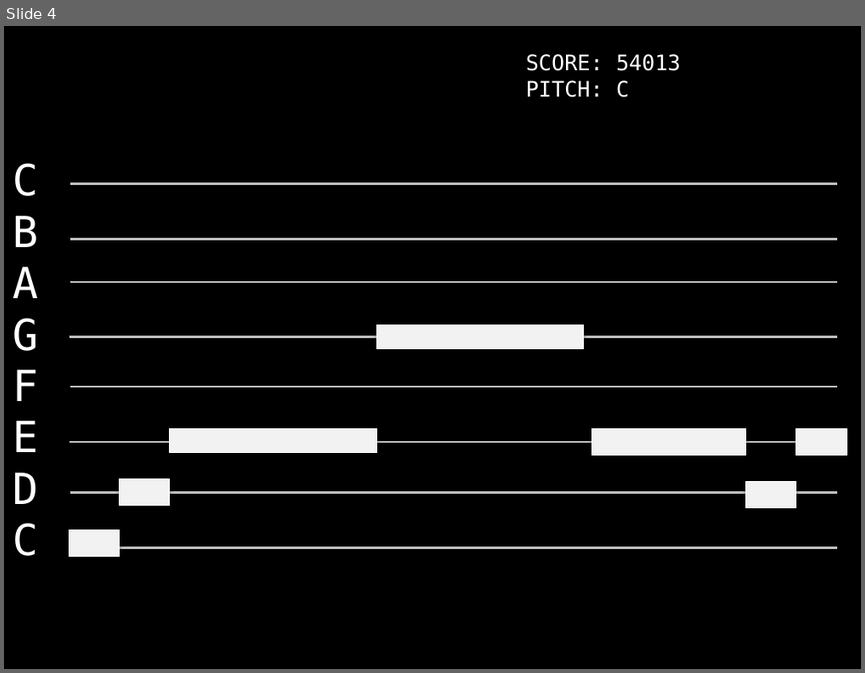
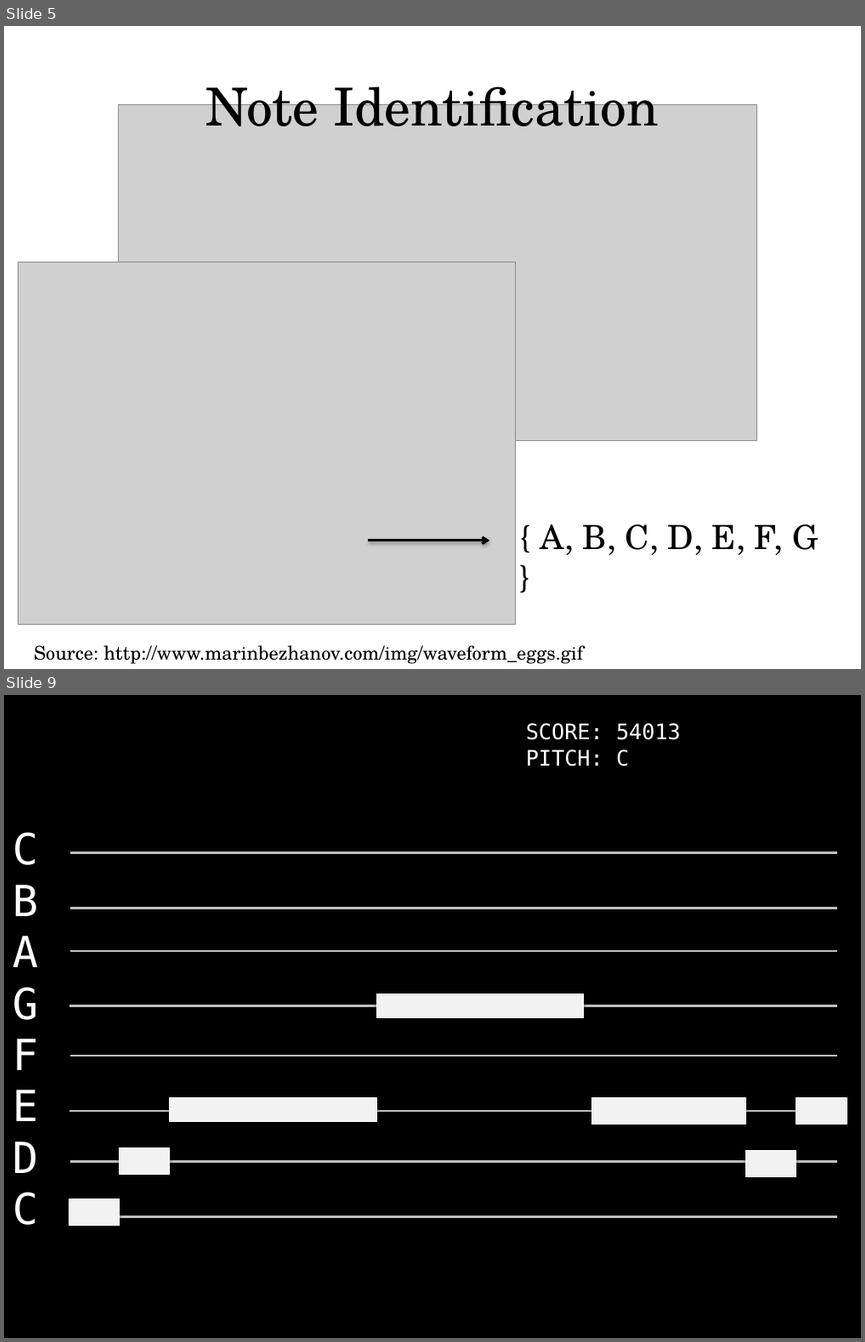
Before and after one commit to pH14/Recorder-Hero, a slide deck: doc/Recorder Hero!.pptx. Shown one above the other, each under a label of ours: slide 4 before the commit, slides 5 and 9 after it; the slides between them are not shown. The pictures are 865x673 and 865x1342 pixels, drawn with LibreOffice and Linux fonts; fonts in the diff are those of the drawing; grey boxes stand for pictures. Boxes give left, top, right and bottom in pixels: in the first picture for what was removed or moved away, otherwise in the second. Text is boxed around its words. In the diff, an @@ line names an element or a change of style, - is before the commit and + after.

Commit message:
adding a few images to presentation

```diff
--- a/doc/Recorder Hero!.pptx
+++ b/doc/Recorder Hero!.pptx
@@ slide 5 added at [4, 26, 861, 669], background #FFFFFF @@
@@ title added at [205, 74, 658, 126], 44 pt, text #000000 @@
+Note Identification
@@ picture added at [118, 105, 756, 441] @@
@@ picture added at [18, 261, 516, 624] @@
@@ text added at [540, 524, 818, 555], 28 pt, text #000000 @@
+{ A, B, C, D, E, F, G }
@@ arrow added from (368, 540) to (490, 540), #000000 2 pt @@
@@ text added at [34, 645, 583, 664], 16 pt, text #000000 @@
+Source: http://www.marinbezhanov.com/img/waveform_eggs.gif
@@ what was slide 4 is now slide 9 @@
```
Also in this commit, not shown: 4 slides changed, 2 slides removed, 1 other file.
